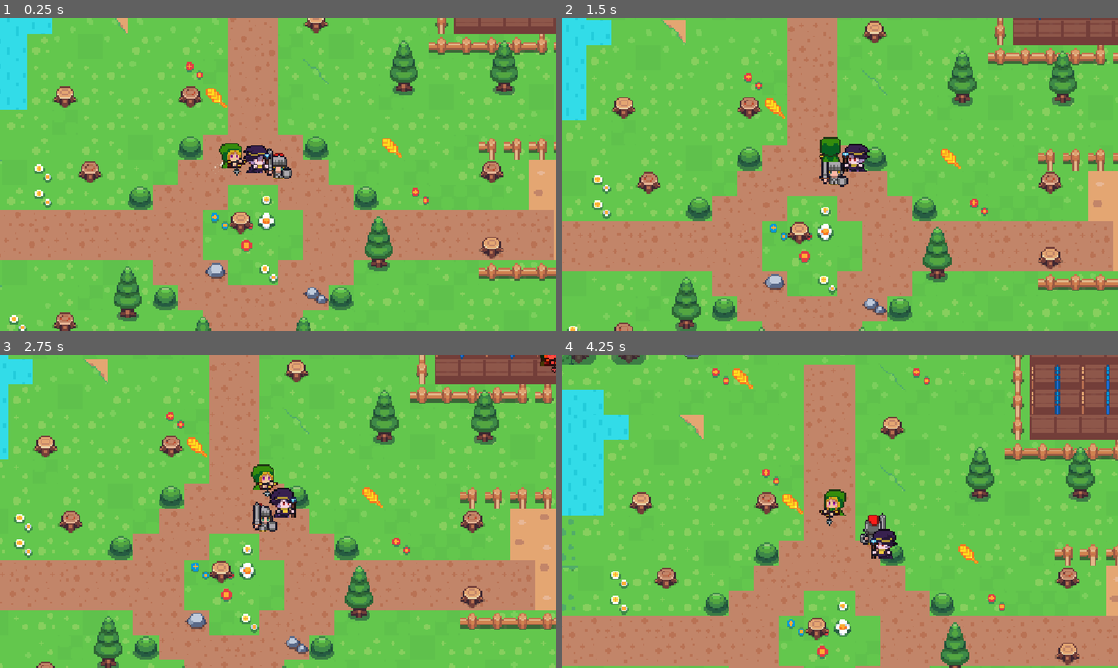
Above: before the commit, frames 1-4 (two rows, left to right).
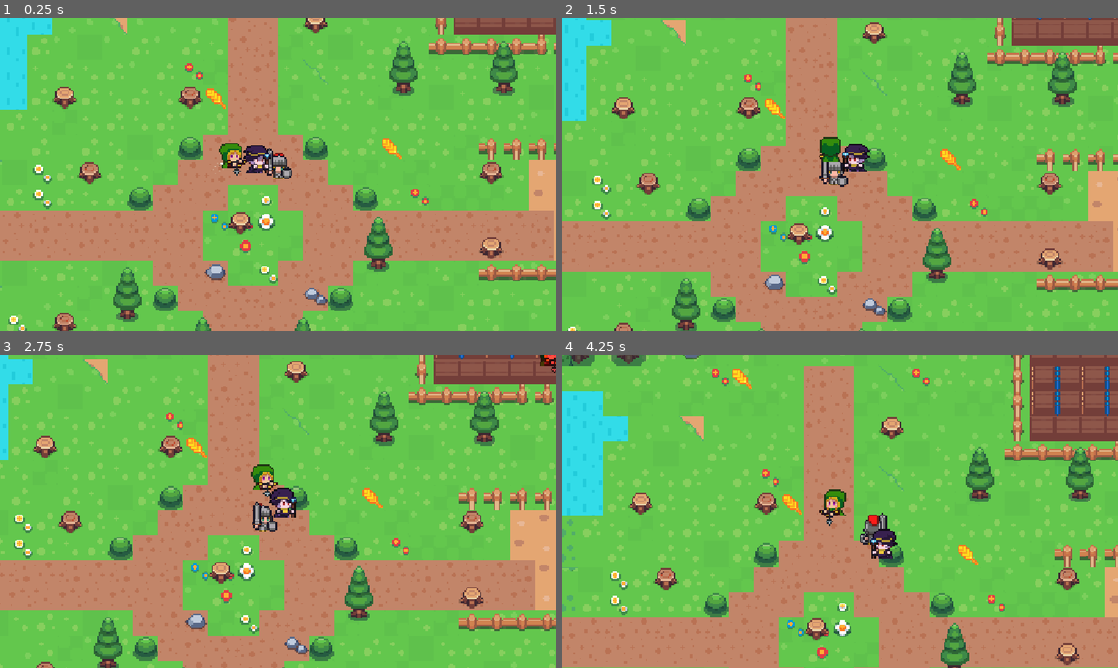
Above: after the commit, the same moments.

Repository: bintanghawley/flank
Game: Godot game, scene res://scene/game.tscn
Same seed, same stepped clock (60 frames per second), same inputs: the game is played once before the commit and once after it.
Inputs (mouse positions are in pixels of both pictures, inside the frame that each line leads up to):
- Up to frame 1 (0.25 s): no input
- Up to frame 2 (1.5 s): tap Enter at 0.5 s; move the mouse to (962, 158) at 0.52 s; hold Right (ui_right) 0.53-1.28 s; tap Tab at 0.6 s; click (962, 158) at 0.67 s; move the mouse to (728, 190) at 1.27 s; hold Down (ui_down) from 1.28 s (still down); tap 1 at 1.35 s
- Up to frame 3 (2.75 s): move the mouse to (333, 442) at 2.02 s; release Down (ui_down) at 2.03 s; hold Right (ui_right) from 2.03 s (still down); tap 2 at 2.1 s
- Up to frame 4 (4.25 s): move the mouse to (812, 574) at 2.77 s; release Right (ui_right) at 2.78 s; hold Up (ui_up) 2.78-3.53 s; tap 3 at 2.85 s; click (812, 574) at 2.92 s; move the mouse to (1006, 558) at 3.52 s; hold Left (ui_left) from 3.53 s (still down); tap C at 3.6 s

The runs differ from the first frame. In frame 1, 4.9% of the frame differs, in the area x 0-100%, y 0-100%; in frame 2, 4.6%; in frame 3, 4.5%; in frame 4, 5.3%.

Commit message:
fix: kembalikan posisi root node scene utama ke origin (0, 0)

Diff:
--- a/scene/game.tscn
+++ b/scene/game.tscn
@@ -8,7 +8,7 @@
 [ext_resource type="PackedScene" path="res://scene/player/player_knight.tscn" id="5_knight"]
 
 [node name="Game" type="Node2D" unique_id=1512194323]
-position = Vector2(-1, 2)
+position = Vector2(0, 0)
 script = ExtResource("1_game_script")
 
 [node name="Camera2D" type="Camera2D" parent="." unique_id=243320470]
Not shown, changed: PROJECT_CONTEXT.md
